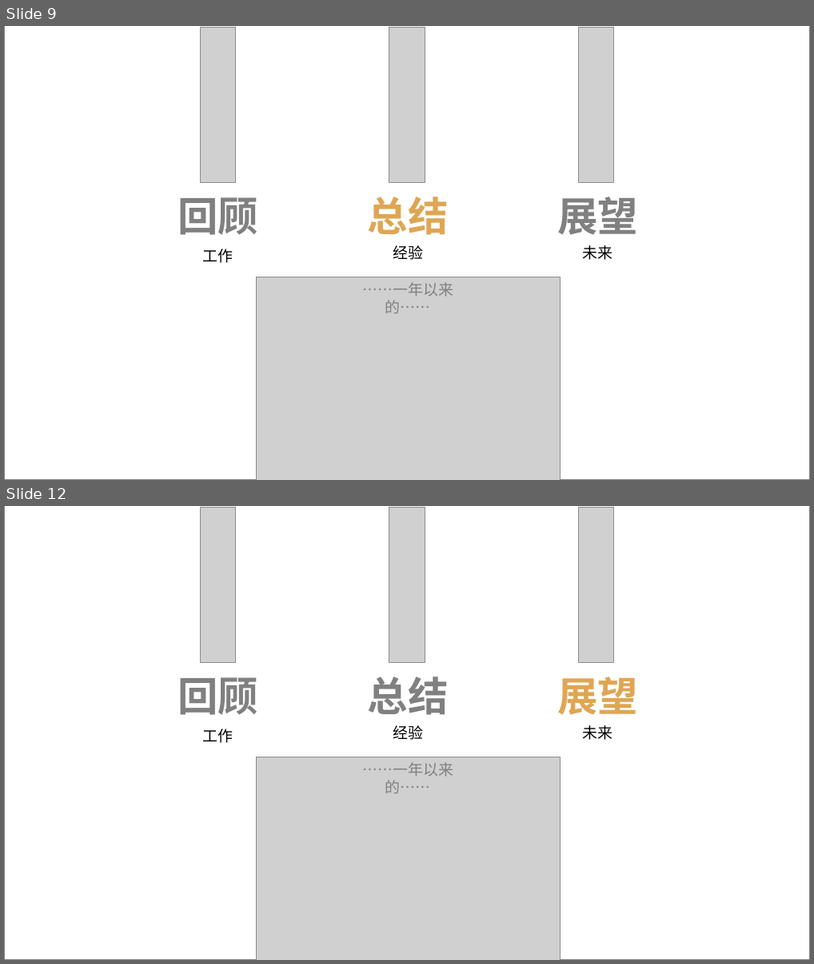
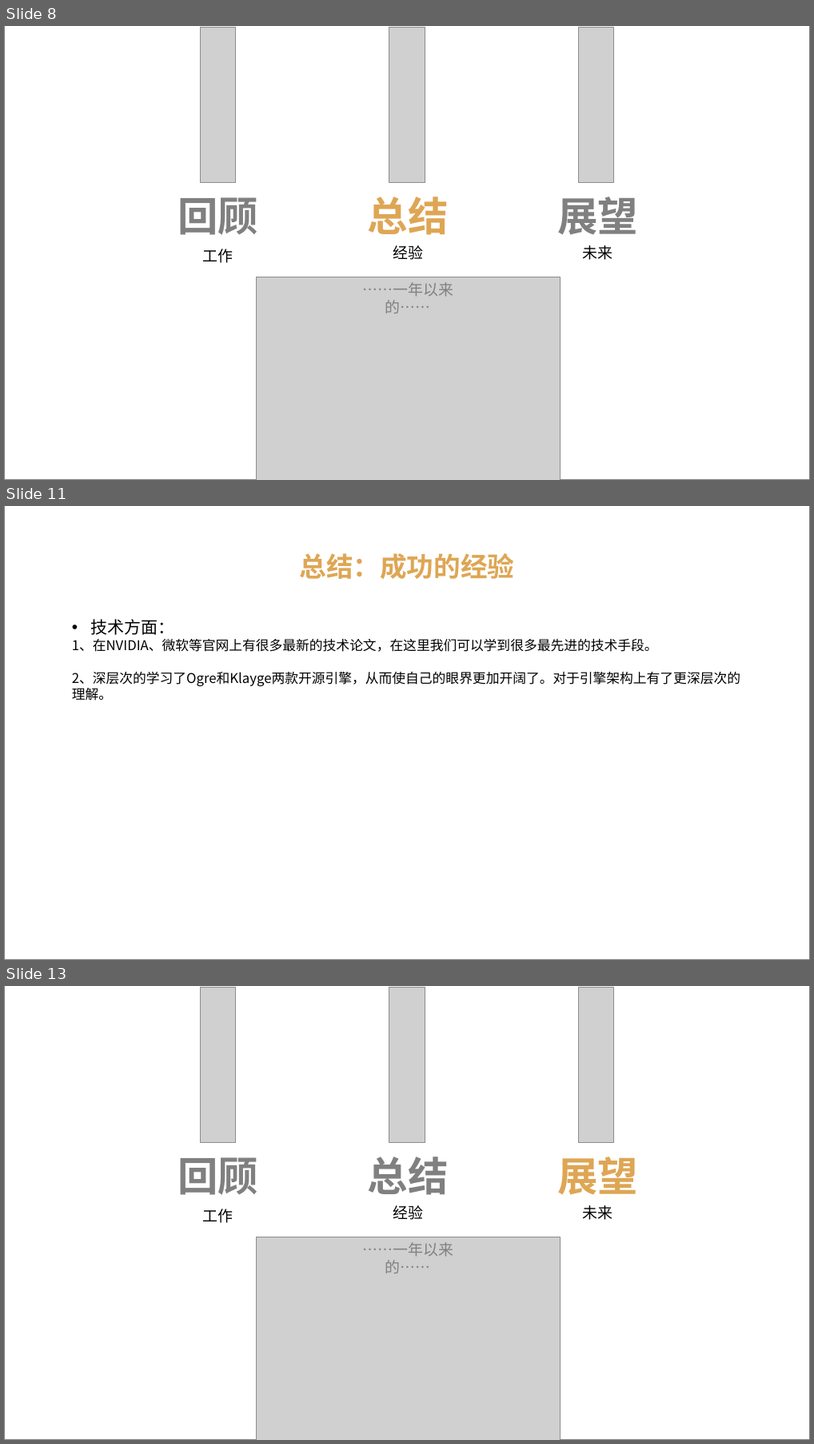
Before and after one commit to 523793658/Air, a slide deck: 2016年终工作总结ppt.pptx. Shown one above the other, each under a label of ours: slides 9 and 12 before the commit, slides 8, 11 and 13 after it; the slides between them are not shown. The pictures are 814x964 and 814x1444 pixels, drawn with LibreOffice and Linux fonts; fonts in the diff are those of the drawing; grey boxes stand for pictures. Boxes give left, top, right and bottom in pixels: in the first picture for what was removed or moved away, otherwise in the second. Text is boxed around its words. In the diff, an @@ line names an element or a change of style, - is before the commit and + after.

```diff
--- a/2016年终工作总结ppt.pptx
+++ b/2016年终工作总结ppt.pptx
@@ slide 11 added at [4,506,810,960], background #FFFFFF; not listed: 1 template element that a slide beside it also shows @@
@@ text added at [299,553,514,579], 32 pt, text #DEA654, bold @@
+总结：成功的经验
@@ text added at [72,619,741,700], 16 pt, text #000000 @@
+• 技术方面：
+1、在NVIDIA、微软等官网上有很多最新的技术论文，在这里我们可以学到很多最先进的技术手段。
+2、深层次的学习了Ogre和Klayge两款开源引擎，从而使自己的眼界更加开阔了。对于引擎架构上有了更深层次的理解。
@@ what was slide 9 is now slide 8 @@
@@ what was slide 12 is now slide 13 @@
```
Also in this commit, not shown: 3 slides changed, 8 other slides added, 9 slides removed.
